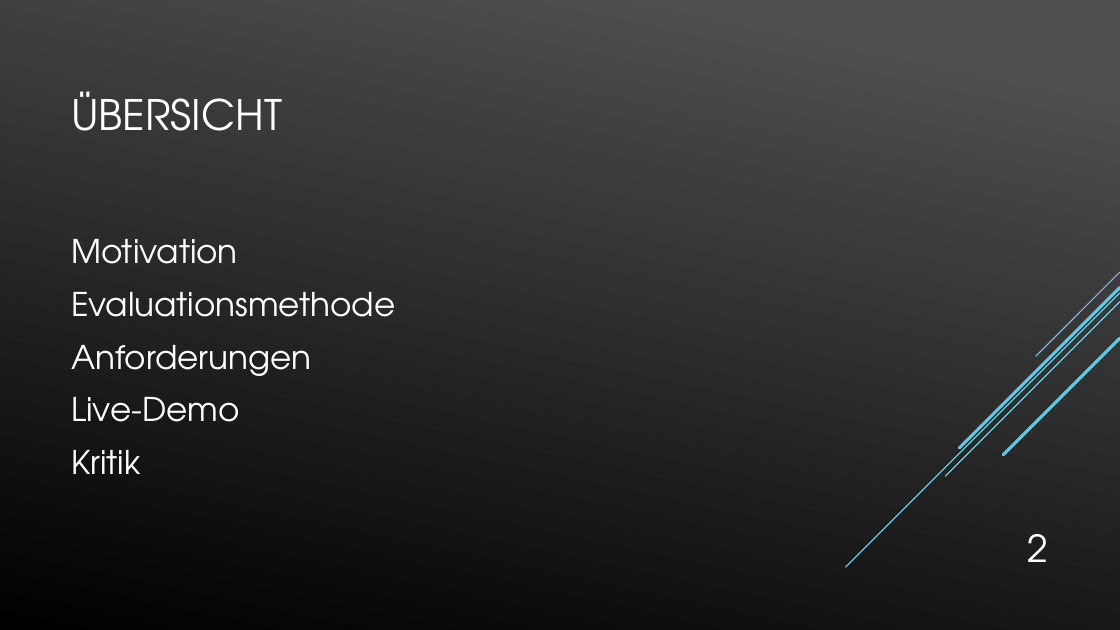
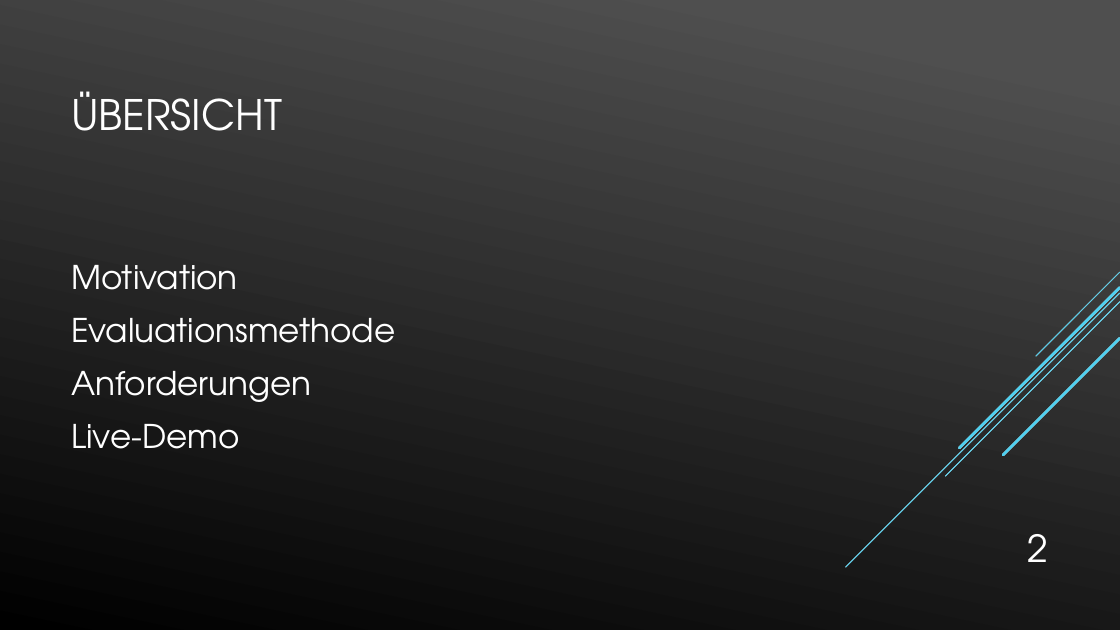
Before and after one commit to Tura92/Bachelorarbeit, a slide deck: slide 2 of Kolloquium Präsentation.pptx. Drawn at 1120x630 pixels with LibreOffice and Linux fonts; fonts in the diff are those of the drawing. Boxes give left, top, right and bottom in pixels: in the first picture for what was removed or moved away, otherwise in the second. Text is boxed around its words. In the diff, an @@ line names an element or a change of style, - is before the commit and + after.

```diff
--- a/Kolloquium Präsentation.pptx
+++ b/Kolloquium Präsentation.pptx
@@ text at (71, 450, 141, 474): paragraph removed @@
-Kritik
```
Also in this commit, not shown: 5 other slides changed, 1 slide added, 3 other files.
